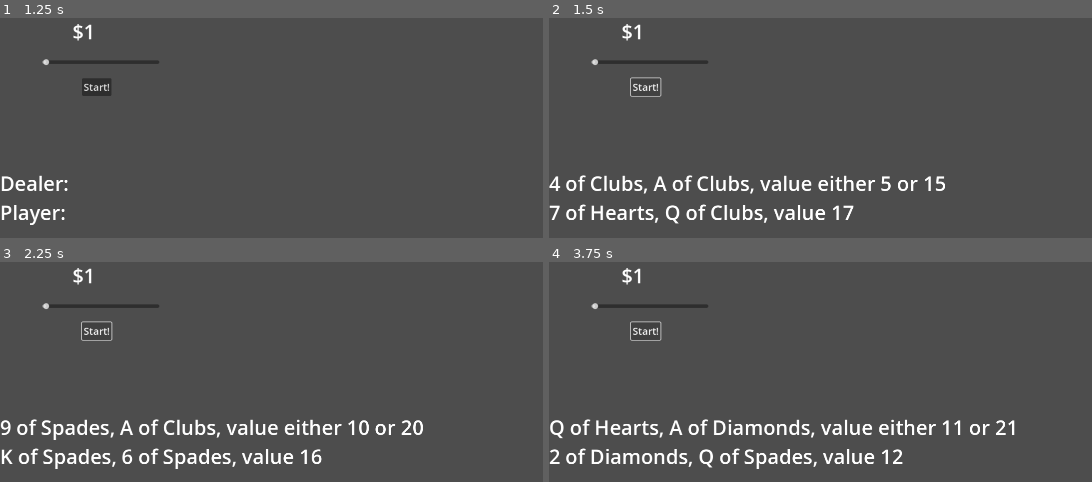
Above: before the commit, frames 1-4 (two rows, left to right).
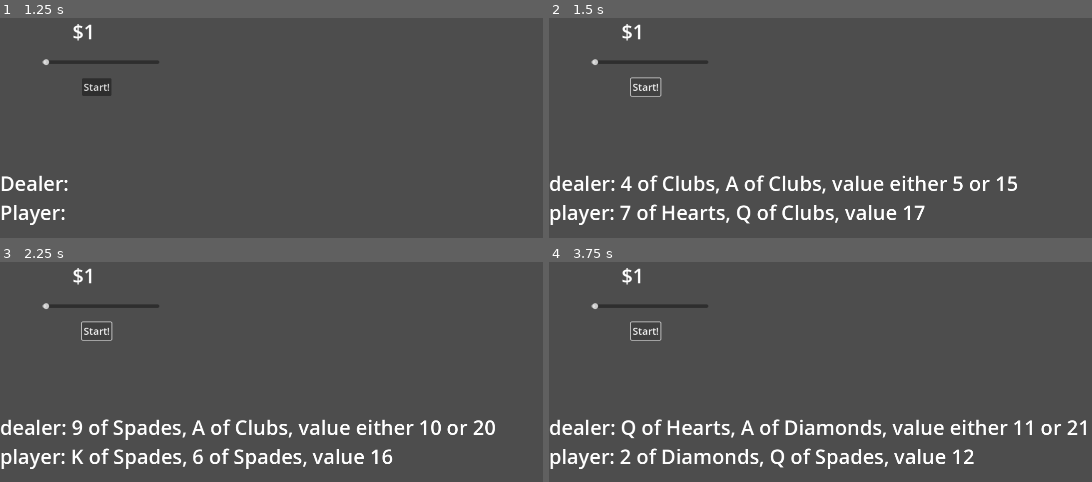
Above: after the commit, the same moments.

Repository: Tofutush/blackjack-with-sky
Game: Godot game, scene res://scenes/Start/Start.tscn
The game is run twice, just before and just after one commit, with the same random seed, the same clock (stepped at 60 frames per second) and the same inputs.
Inputs:
- Up to frame 1 (1.25 s): click "Start" at 0.5 s
- Up to frame 2 (1.5 s): click "Start!" at 1.25 s
- Up to frame 3 (2.25 s): click "Start!" at 2 s
- Up to frame 4 (3.75 s): click "Start!" at 2.75 s; tap Enter at 3.5 s

Frame 1 is identical in both runs. In frame 2, 5.4% of the frame differs, in the area x 0-87%, y 71-95%; in frame 3, 5.6%; in frame 4, 6.2%, in the area x 0-99%, y 71-95%.

Commit message:
redo value counting

Diff:
--- a/scenes/Main/main.gd
+++ b/scenes/Main/main.gd
@@ -22,8 +22,8 @@
 	playerHand.addCard(mainDeck.drawRandom())
 	dealerHand.addCard(mainDeck.drawRandom())
 	dealerHand.addCard(mainDeck.drawRandom())
-	$PlayerCards.text = playerHand.getCard(0).toText() + ", " + playerHand.getCard(1).toText() + ", value " + playerHand.getValueString()
-	$DealerCards.text = dealerHand.getCard(0).toText() + ", " + dealerHand.getCard(1).toText() + ", value " + dealerHand.getValueString()
+	$PlayerCards.text = "player: " + playerHand.getCard(0).toText() + ", " + playerHand.getCard(1).toText() + ", value " + playerHand.getValueString()
+	$DealerCards.text = "dealer: " + dealerHand.getCard(0).toText() + ", " + dealerHand.getCard(1).toText() + ", value " + dealerHand.getValueString()
 
 	# check natural blackjack
 	if isNaturalBlackjack(playerHand):
--- a/scripts/deck.gd
+++ b/scripts/deck.gd
@@ -7,6 +7,7 @@
 	deck = deck1
 
 func drawRandom() -> Card:
+	# return a random card and remove it from the deck
 	var index = randi_range(0, deck.size() - 1)
 	return deck.pop_at(index)
 
@@ -18,7 +19,6 @@
 
 func getValue() -> Dictionary:
 	# get value, if soft returns an array sorted so the first element is always smaller
-	# TODO: rewrite this to take all aces into account. currently it's either all 1's or all 10's
 	var sum = 0
 	var aces = 0
 	var soft = false
@@ -28,7 +28,13 @@
 			soft = true
 			aces = aces + 1
 	if soft:
-		var value = [sum, sum + aces * 10]
+		var value = [sum]
+		for ace in aces:
+			var tempArray = []
+			for each in value:
+				if not value.has(each + 10):
+					tempArray.append(each + 10)
+			value.append_array(tempArray)
 		value.sort()
 		return {
 			'soft': true,
